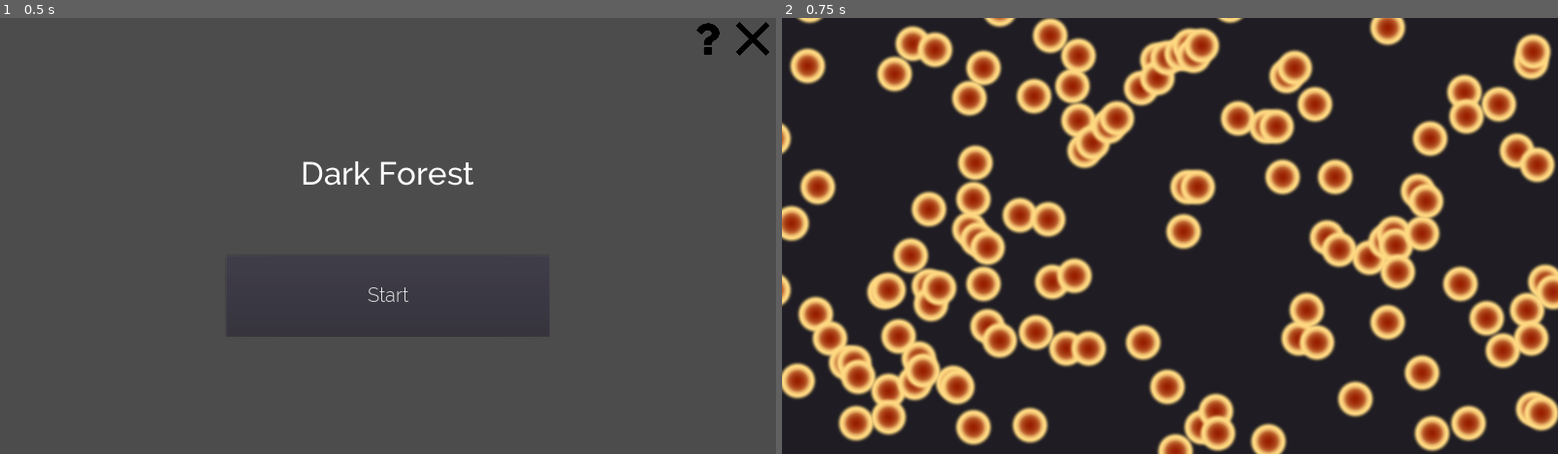
Above: before the commit, frames 1-2 (left to right).
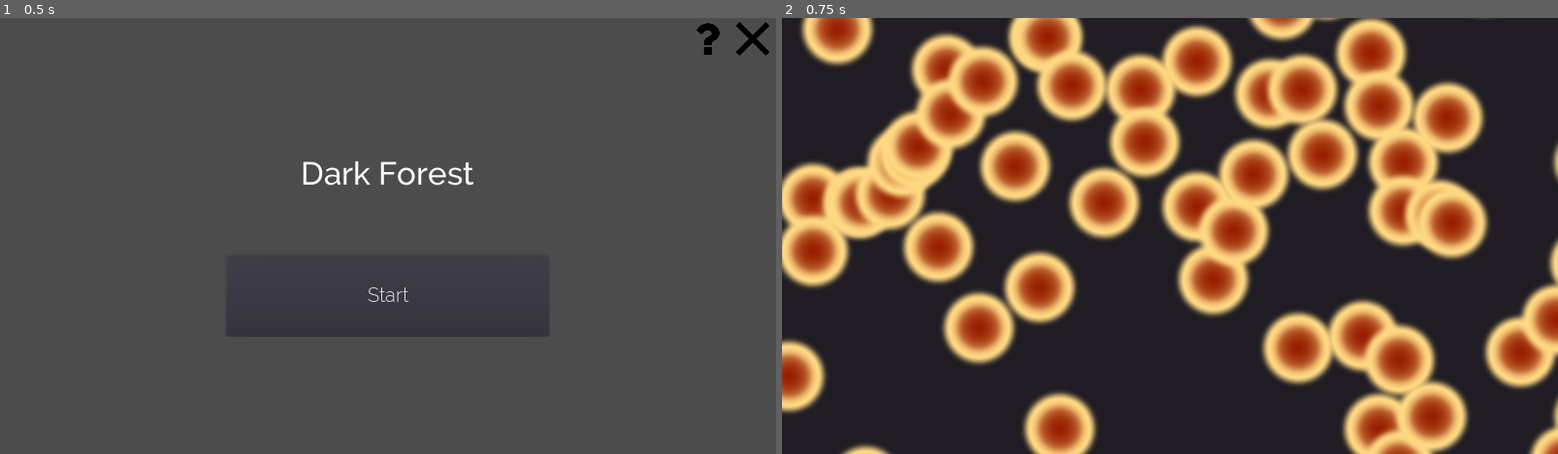
Above: after the commit, the same moments.

Repository: WeLoveGodot/GameOff2019
Game: Godot game, scene res://scene/Menu.tscn
Same seed, same stepped clock (60 frames per second), same inputs: the game is played once before the commit and once after it.
Inputs:
- Up to frame 1 (0.5 s): no input
- Up to frame 2 (0.75 s): click "Start" at 0.5 s

Frame 1 is identical in both runs. In frame 2, 59% of the frame differs, in the area x 0-100%, y 0-100%.

Commit message:
feat(game): select my planet

Diff:
--- a/scene/Game.gd
+++ b/scene/Game.gd
@@ -1,4 +1,6 @@
 extends Node2D
+
+var me
 
 func _ready():
 	# test code
@@ -12,20 +14,36 @@
 	print("min scale = %s", Global.MIN_SCALE)
 
 func init_camera():
+	$Camera.zoom = Vector2(0.5, 0.5)
 	$Camera.position = Vector2(Global.SIZE / 2, Global.SIZE / 2)
 
-func init_planets():
+func make_noise():
 	var noise = OpenSimplexNoise.new()
 	noise.seed = randi()
 	noise.octaves = 4
 	noise.period = 20.0
 	noise.persistence = 0.8
+	return noise
+
+func init_planets():
+	var noise = make_noise()
 	var half_size = Global.SIZE / 2
 	for row in range(0, Global.SIZE, 5):
 		for col in range(0, Global.SIZE, 5):
 			var x = noise.get_noise_2d(row, col)
 			if abs(x) < Global.PLANTE_GEN_PROB && $Planets.len() < Global.MAX_PLANETS:
-				$Planets.new_planet(Vector2(row - half_size, col - half_size))
+				var coor = Vector2(row - half_size, col - half_size)
+				var p = $Planets.new_planet(coor)
+				maybe_set_my_base(p, coor)
+	assert(me != null)
+
+const RANGE = 200
+func maybe_set_my_base(planet, coor: Vector2):
+	if me == null && abs(coor.x - Global.SIZE / 2) < RANGE && abs(coor.y - Global.SIZE / 2) < RANGE:
+		me = planet
+		print("got me", me.position)
+
+
 
 
 # Called every frame. 'delta' is the elapsed time since the previous frame.
--- a/scene/Planet.gd
+++ b/scene/Planet.gd
@@ -9,8 +9,6 @@
 # 视野半径
 var vision: float = 0.0
 
-var coor: Vector2 = Vector2(0, 0)
-# ...
 
 func _ready():
 	pass
--- a/scene/Planets.gd
+++ b/scene/Planets.gd
@@ -12,6 +12,7 @@
 	var p = Planet.instance()
 	p.set_coor(coor)
 	add_planet(p)
+	return p
 
 func len():
 	return planets.size()
@@ -26,10 +27,10 @@
 	return planets
 
 func update_coner(planet):
-	up_left.x = min(up_left.x, planet.coor.x)
-	up_left.y = min(up_left.y, planet.coor.y)
-	bottom_right.x = max(bottom_right.x, planet.coor.x)
-	bottom_right.y = max(bottom_right.y, planet.coor.y)
+	up_left.x = min(up_left.x, planet.position.x)
+	up_left.y = min(up_left.y, planet.position.y)
+	bottom_right.x = max(bottom_right.x, planet.position.x)
+	bottom_right.y = max(bottom_right.y, planet.position.y)
 
 func debug():
 	for i in range(-4, 4):
